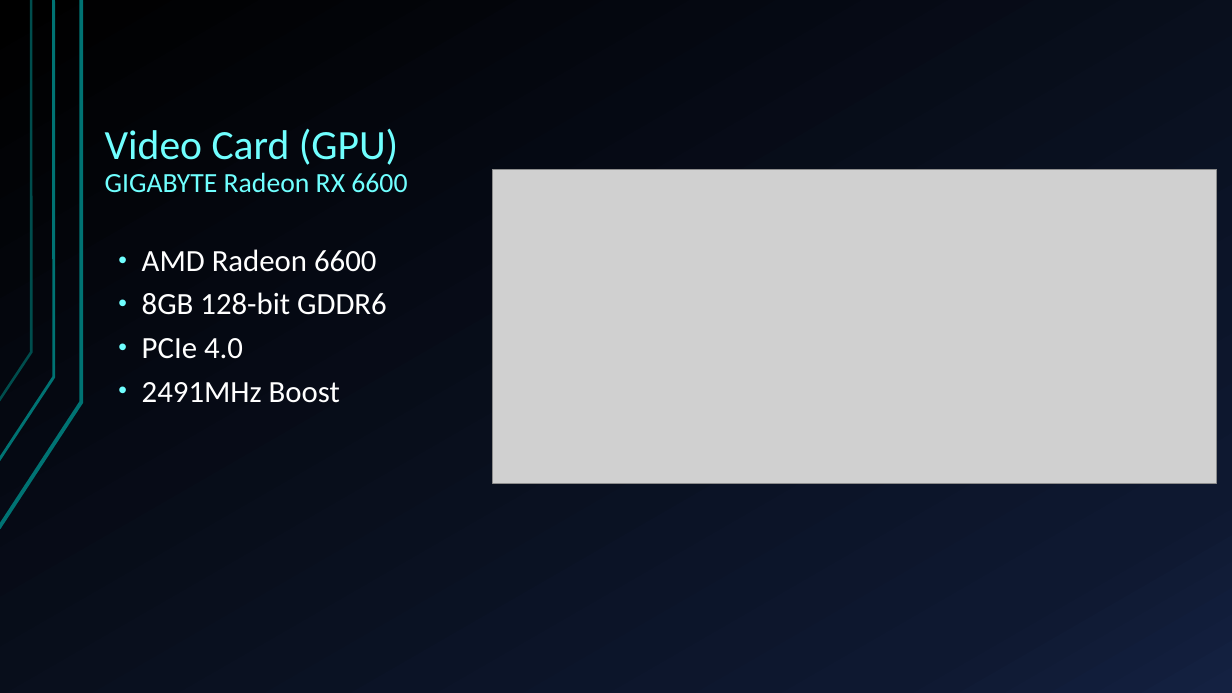
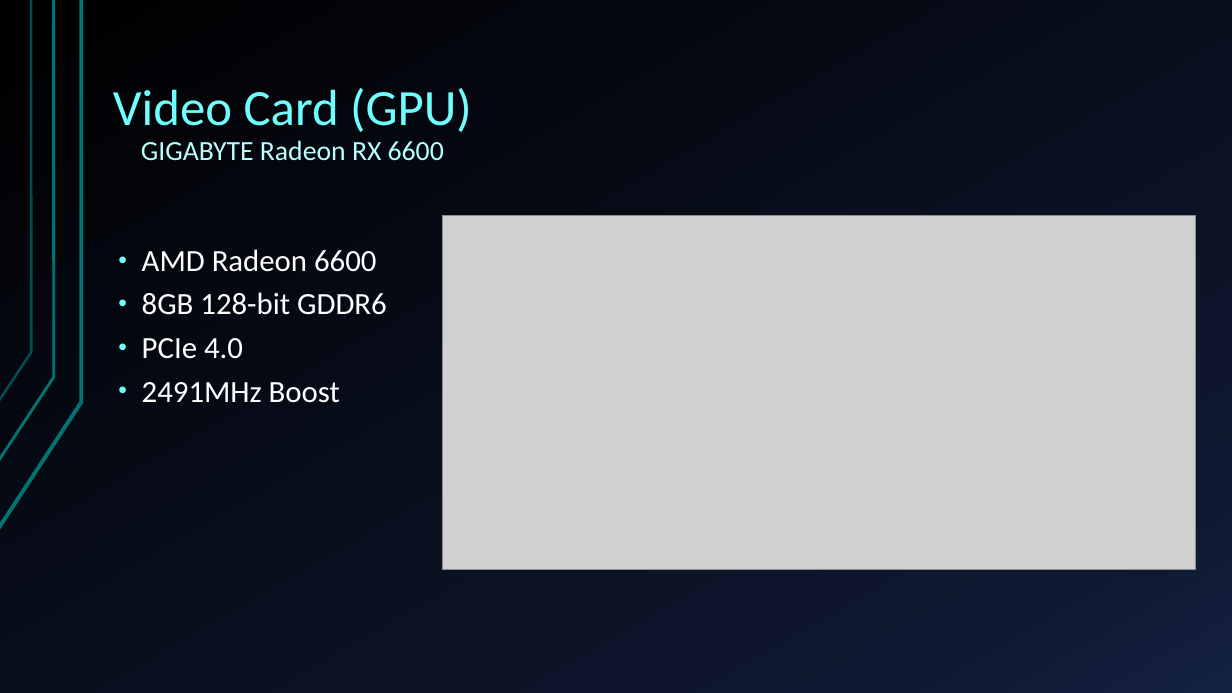
Before and after one commit to Ploppa-Smurph/ctec112_IT_HardwareSupport, a slide deck: slide 12 of buildPC.pptx. Drawn at 1232x693 pixels with LibreOffice and Linux fonts; fonts in the diff are those of the drawing; grey boxes stand for pictures. Boxes give left, top, right and bottom in pixels: in the first picture for what was removed or moved away, otherwise in the second. Text is boxed around its words. In the diff, an @@ line names an element or a change of style, - is before the commit and + after.

```diff
--- a/buildPC.pptx
+++ b/buildPC.pptx
@@ title "Video Card (GPU) GIGABYTE Radeon ...": place and size @@
-title "Video Card (GPU) GIGABYTE Radeon ..." at [105,128,407,193]
+title "Video Card (GPU) GIGABYTE Radeon ..." at [113,88,472,161]
@@ title "Video Card (GPU) GIGABYTE Radeon ..." at [113,88,472,161]: size 32.4 to 39.6 pt in "Video Card (GPU)"; text colour #70FFFF to #B8FFFF in "GIGABYTE Radeon RX 6600"; alignment left to centre @@
@@ picture: place and size @@
-picture at [493,169,1216,482]
+picture at [442,215,1195,569]
```
Also in this commit, not shown: 2 other slides changed, 4 slides added, 1 slide removed.
